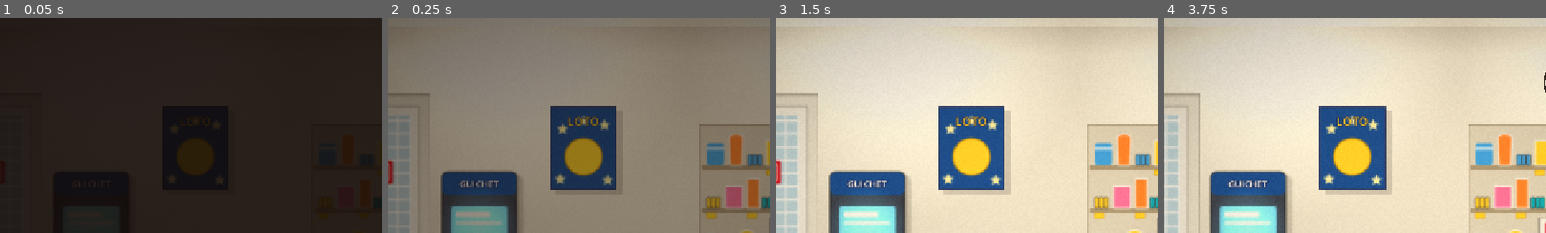
Above: before the commit, frames 1-4 (left to right).
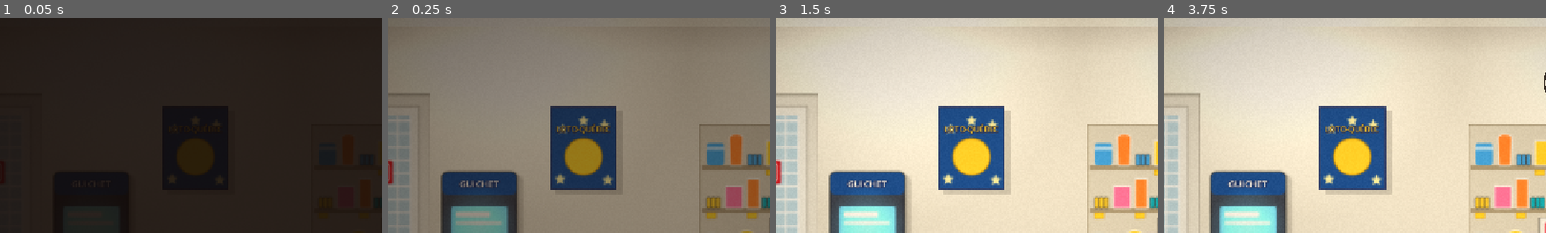
Above: after the commit, the same moments.

Repository: jullmg/jeux
Game: Godot game, scene res://scenes/depanneur.tscn
Same seed, same stepped clock (60 frames per second), same inputs: the game is played once before the commit and once after it. This scene is started directly instead of the project's main scene.
Inputs (mouse positions are % of the whole screen's width and height, from its top left):
- Up to frame 1 (0.05 s): no input
- Up to frame 2 (0.25 s): no input
- Up to frame 3 (1.5 s): tap Enter (ui_accept) at 0.5, 0.77, 1.07 s; move the mouse to (72, 45) at 0.52 s; hold Right (ui_right) 0.53-1.28 s; tap M at 0.6, 1.35 s; click (72, 45) at 0.67 s; move the mouse to (30, 55) at 1.27 s; hold Left (ui_left) from 1.28 s (still down)
- Up to frame 4 (3.75 s): tap Enter (ui_accept) at 1.52, 1.82, 3.02, 3.32 s; move the mouse to (60, 28) at 2.02 s; release Left (ui_left) at 2.03 s; hold Right (ui_right) 2.03-3.53 s; tap M at 2.1, 2.85, 3.6 s; move the mouse to (45, 70) at 2.77 s; click (45, 70) at 2.92 s; move the mouse to (80, 65) at 3.52 s; hold Left (ui_left) from 3.53 s (still down)
The pictures show only the part of the screen within x 16-66%, y 6-56%; the shares and areas given below are measured in that part.

The runs differ from the first frame. In frame 2, 0.5% of the frame differs, in the area x 44-59%, y 45-54%; in frame 3, 0.7%, in the area x 43-59%, y 45-55%; in frame 4, 0.7%.

Commit message:
Charlotte: Loto-Québec and Slush Puppie names in the dépanneur
The names are written in plain lettering on the game's own lottery poster and sloche
machine (no real logos).

Co-Authored-By: Claude Opus 5.5 <noreply@anthropic.com>

Diff:
--- a/Charlotte/scenes/depanneur.gd
+++ b/Charlotte/scenes/depanneur.gd
@@ -63,7 +63,8 @@
 	_glow(Vector2(ATM_X - 150.0 + 71.0, 604.0 - 340.0 * 0.95 + 110.0), 70.0, Color(0.5, 0.85, 1.0, 0.35))
 	_put(ShopArt.newspaper_rack(), ATM_X + 20.0, 606.0, 0.9, "floor")
 	_put(ShopArt.lotto_poster(), ATM_X + 40.0, 330.0, 0.7, "wall")
-	_wall_label("LOTO", Vector2(ATM_X + 96.0, 214.0), 20, Color("#FFD23F"), Color("#16285C"))
+	# The names in plain lettering on the game's own artwork (no real logos).
+	_wall_label("LOTO-QUÉBEC", Vector2(ATM_X + 96.0, 228.0), 13, Color("#FFD23F"), Color("#16285C"))
 	_put(ShopArt.security_mirror(), STOCK_X + 30.0, 150.0, 0.8)
 	_put(ShopArt.back_door(), STOCK_X, WALL_BASE)
 	_wall_label("PRIVÉ", Vector2(STOCK_X + 85.0, WALL_BASE - 440.0 + 57.0), 20, Color("#C8202A"), Color.WHITE)
@@ -130,7 +131,8 @@
 # The sloche machine (its swirls turn), the freezer, the drinks fridges and the dairy cooler, glowing cold.
 func _build_coolers() -> void:
 	var slush := _put(ShopArt.slush_machine(), SLUSH_X, 470.0, 0.85, "floor")
-	_wall_label("SLOCHE", Vector2(SLUSH_X + 94.0, slush.position.y + 27.0), 14, Color("#3D7FD0"), Color.WHITE)
+	_wall_label("SLUSH PUPPIE", Vector2(SLUSH_X + 94.0, slush.position.y + 27.0), 13, Color("#3D7FD0"), Color.WHITE)
+	_wall_label("SLOCHE", Vector2(SLUSH_X + 94.0, slush.position.y + 4.0), 12, Color.WHITE, Color("#3D7FD0"))
 	for i in 2:
 		var swirl := _Swirl.new()
 		swirl.position = slush.position + Vector2(22.0 + i * 92.0 + 42.0, 100.0) * 0.85
Not shown, changed: Charlotte/.claude/CLAUDE.md
